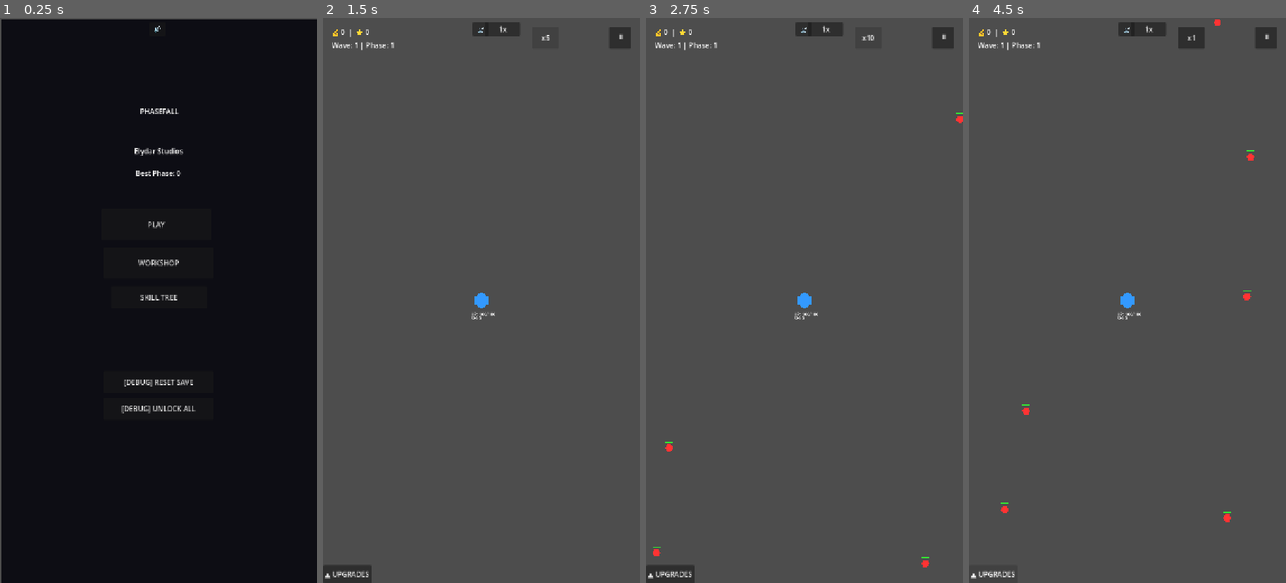
Above: before the commit, frames 1-4 (left to right).
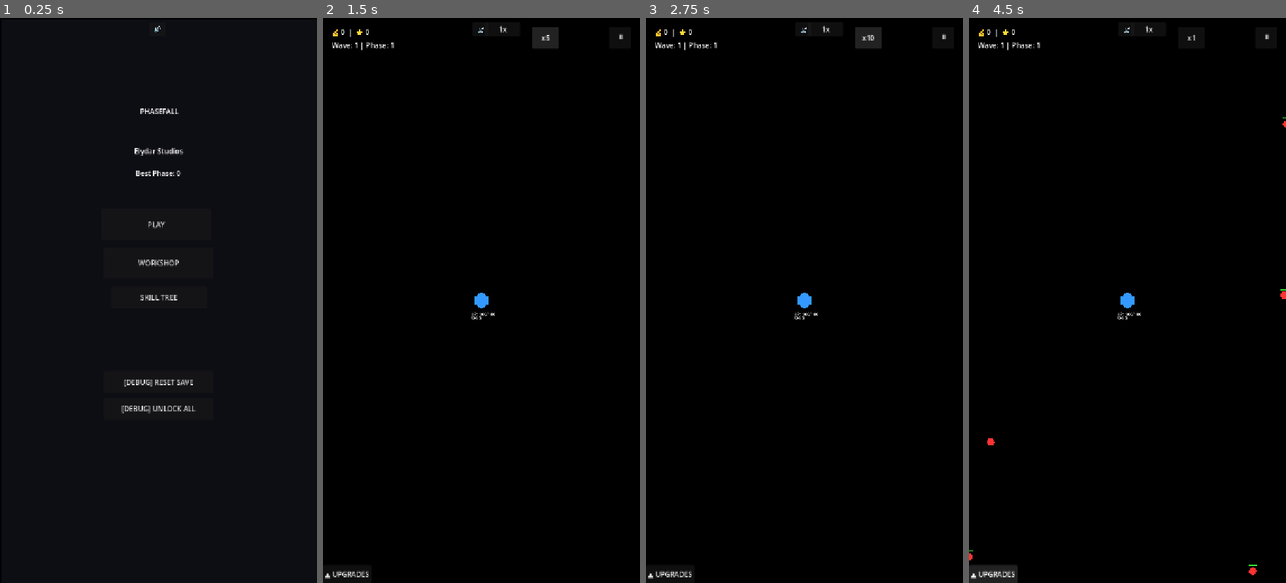
Above: after the commit, the same moments.

Repository: elydarstudio/Base_Defence
Game: Godot game, scene res://Scenes/StartMenu.tscn
Same seed, same stepped clock (60 frames per second), same inputs: the game is played once before the commit and once after it. Sound files missing from this copy of the repository are replaced by a short silence.
Inputs:
- Up to frame 1 (0.25 s): no input
- Up to frame 2 (1.5 s): click "PLAY" at 0.5 s; click "x1" at 1.25 s
- Up to frame 3 (2.75 s): click "x5" at 2 s
- Up to frame 4 (4.5 s): click "x10" at 2.75 s; click "▲ UPGRADES" at 3.5 s; click "▼ UPGRADES" at 4.25 s

The runs differ from the first frame. In frame 1, 0.7% of the frame differs, in the area x 0-100%, y 0-100%; in frame 2, 100%; in frame 3, 100%; in frame 4, 100%.

Commit message:
Added Siphon skill Chill, functioning, fixed viewport zoom and enemy spawn, changed background to black

Diff:
--- a/base-defence/Scripts/boss.gd
+++ b/base-defence/Scripts/boss.gd
@@ -18,6 +18,9 @@
 var bleed_ticks: int = 0
 var bleed_ticks_remaining: int = 0
 var bleed_timer: float = 0.0
+
+# ── Chill state ───────────────────────────────
+var is_chilled: bool = false
 
 func _ready():
 	add_to_group("enemies")
@@ -69,6 +72,9 @@
 func apply_bleed(damage: float, was_crit: bool):
 	EnemyMechanics.apply_bleed(self, damage, was_crit)
 
+func apply_chill():
+	EnemyMechanics.apply_chill(self)
+
 func _die():
 	MechanicsManager.cleanup_focus(self)
 	if main_node != null:
--- a/base-defence/Scripts/brute.gd
+++ b/base-defence/Scripts/brute.gd
@@ -18,6 +18,9 @@
 var bleed_ticks: int = 0
 var bleed_ticks_remaining: int = 0
 var bleed_timer: float = 0.0
+
+# ── Chill state ───────────────────────────────
+var is_chilled: bool = false
 
 func _ready():
 	add_to_group("enemies")
@@ -56,6 +59,9 @@
 func apply_bleed(damage: float, was_crit: bool):
 	EnemyMechanics.apply_bleed(self, damage, was_crit)
 
+func apply_chill():
+	EnemyMechanics.apply_chill(self)
+
 func _die():
 	MechanicsManager.cleanup_focus(self)
 	if main_node != null:
--- a/base-defence/Scripts/enemy.gd
+++ b/base-defence/Scripts/enemy.gd
@@ -18,6 +18,9 @@
 var bleed_ticks: int = 0
 var bleed_ticks_remaining: int = 0
 var bleed_timer: float = 0.0
+
+# ── Chill state ───────────────────────────────
+var is_chilled: bool = false
 
 func _ready():
 	add_to_group("enemies")
@@ -56,6 +59,9 @@
 func apply_bleed(damage: float, was_crit: bool):
 	EnemyMechanics.apply_bleed(self, damage, was_crit)
 
+func apply_chill():
+	EnemyMechanics.apply_chill(self)
+
 func _die():
 	MechanicsManager.cleanup_focus(self)
 	if main_node != null:
--- a/base-defence/Scripts/enemymechanics.gd
+++ b/base-defence/Scripts/enemymechanics.gd
@@ -9,6 +9,7 @@
 # ══════════════════════════════════════════════
 
 const BLEED_INTERVAL: float = 0.5
+const CHILL_SLOW: float = 0.60
 
 # ── Main tick — call this from every enemy _process() ─────────────────────────
 func tick(enemy: Node, delta: float) -> void:
@@ -174,3 +175,14 @@
 			enemy.main_node.spawn_damage_number(enemy.bleed_damage, enemy.global_position + Vector2(-25, 0), "bleed")
 		if enemy.health <= 0:
 			enemy._die()
+
+# ── Chill ─────────────────────────────────────────────────────────────────────
+func apply_chill(enemy: Node) -> void:
+	if not is_instance_valid(enemy):
+		return
+	if enemy.is_chilled:
+		return
+	enemy.is_chilled = true
+	enemy.speed *= (1.0 - CHILL_SLOW)
+	enemy.get_node("Visual").color = Color(0.4, 0.7, 1.0)
+	enemy.queue_redraw()
--- a/base-defence/Scripts/main.gd
+++ b/base-defence/Scripts/main.gd
@@ -33,7 +33,7 @@
 var tooltip_buttons: Dictionary = {}
 var tooltip_key: String = ""
 var zoom_level: float = 0.6
-const ZOOM_MIN: float = 0.4
+const ZOOM_MIN: float = 0.5
 const ZOOM_MAX: float = 1.0
 const ZOOM_STEP: float = 0.1
 
--- a/base-defence/Scripts/mechanicsmanager.gd
+++ b/base-defence/Scripts/mechanicsmanager.gd
@@ -96,7 +96,6 @@
 		EnemyMechanics.take_damage(enemy, damage, "normal")
 
 # ── Vampiric — Siphon Slot 0 ──────────────────
-# Regen tick sets the proc flag. Next attack consumes it for bonus damage.
 var _vampiric_proc_ready: bool = false
 
 func set_vampiric_proc() -> void:
@@ -110,31 +109,38 @@
 	_vampiric_proc_ready = false
 	return true
 
-# Returns the full proc damage given the bullet's pre-bonus damage.
-# Formula: (bullet_damage + flat) * (1.0 + pct)
-# Called only when consume_vampiric_proc() returns true.
 func get_vampiric_proc_damage(bullet_damage: float) -> float:
 	var flat = SkillManager.siphon_vampiric_flat_bonus()
 	var pct = SkillManager.siphon_vampiric_pct_bonus()
 	return (bullet_damage + flat) * (1.0 + pct)
 
 # ── Chill — Siphon Slot 1 ─────────────────────
+# Regen tick targets highest HP unchilled enemy — applies permanent 35% slow.
+# Bonus damage to chilled enemies applied in projectile.gd on hit.
 func trigger_chill(base_node: Node) -> void:
-	var slow_pct = SkillManager.siphon_chill_slow()
-	if slow_pct == 0.0:
+	if not SkillManager.is_skill_unlocked(SkillManager.TREE_SIPHON, 1):
 		return
 	var enemies = base_node.get_tree().get_nodes_in_group("enemies")
-	var closest = null
-	var closest_dist = INF
+	var unchilled = []
 	for e in enemies:
-		var d = base_node.global_position.distance_to(e.global_position)
-		if d < closest_dist:
-			closest_dist = d
-			closest = e
-	if closest == null:
-		return
-	if closest.has_method("apply_chill"):
-		closest.apply_chill(slow_pct)
+		if not is_instance_valid(e):
+			continue
+		if not e.is_chilled:
+			unchilled.append(e)
+	if unchilled.is_empty():
+		return
+	var target = unchilled[randi() % unchilled.size()]
+	if target.has_method("apply_chill"):
+		target.apply_chill()
+
+func get_chill_damage_bonus(target: Node) -> float:
+	if not SkillManager.is_skill_unlocked(SkillManager.TREE_SIPHON, 1):
+		return 0.0
+	if not is_instance_valid(target):
+		return 0.0
+	if not target.is_chilled:
+		return 0.0
+	return SkillManager.siphon_chill_damage_bonus()
 
 # ── Overheal — Siphon Slot 2 ──────────────────
 func get_overheal_ceiling(max_hp: float) -> float:
@@ -153,7 +159,7 @@
 
 # ── Combined outgoing damage bonus ────────────
 # Returns [flat_bonus, percent_bonus] for constant passive bonuses only.
-# Vampiric is NOT included here — it's a proc, handled separately in base.gd.
+# Vampiric and Chill are NOT included here — both handled separately.
 func get_damage_bonuses(base_node: Node) -> Array:
 	var flat: float = 0.0
 	var pct: float = 0.0
--- a/base-defence/Scripts/projectile.gd
+++ b/base-defence/Scripts/projectile.gd
@@ -84,7 +84,8 @@
 			queue_free()
 			return
 		var momentum_bonus = MechanicsManager.get_momentum_bonus(_distance_traveled)
-		var final_damage = damage * (1.0 + momentum_bonus)
+		var chill_bonus = MechanicsManager.get_chill_damage_bonus(area)
+		var final_damage = damage * (1.0 + momentum_bonus) * (1.0 + chill_bonus)
 		var type = "crit" if is_crit else "normal"
 		area.take_damage(final_damage, type)
 		if bleed_damage > 0.0:
--- a/base-defence/Scripts/runner.gd
+++ b/base-defence/Scripts/runner.gd
@@ -17,6 +17,9 @@
 var bleed_ticks: int = 0
 var bleed_ticks_remaining: int = 0
 var bleed_timer: float = 0.0
+
+# ── Chill state ───────────────────────────────
+var is_chilled: bool = false
 
 func _ready():
 	add_to_group("enemies")
@@ -55,6 +58,9 @@
 func apply_bleed(damage: float, was_crit: bool):
 	EnemyMechanics.apply_bleed(self, damage, was_crit)
 
+func apply_chill():
+	EnemyMechanics.apply_chill(self)
+
 func _die():
 	MechanicsManager.cleanup_focus(self)
 	if main_node != null:
--- a/base-defence/Scripts/skillmanager.gd
+++ b/base-defence/Scripts/skillmanager.gd
@@ -267,7 +267,6 @@
 	if not is_skill_unlocked(TREE_BULWARK, 0): return 0.0
 	var level = get_skill_level(TREE_BULWARK, 0)
 	return 0.05 + (level * 0.02)
-
 # Slot 1 — Ironclad
 # Flat bonus on unlock +5, +5 per shard level.
 func bulwark_ironclad_flat_bonus() -> float:
@@ -335,11 +334,12 @@
 	return 0.15 + (level * 0.05)
 
 # Slot 1 — Chill
-# Slow % on regen tick. Base 10%, +3% per shard level, cap 60%.
-func siphon_chill_slow() -> float:
+# 35% permanent slow applied to highest HP unchilled enemy on regen tick.
+# Bonus damage % to chilled enemies. Base +20%, +5% per shard level.
+func siphon_chill_damage_bonus() -> float:
 	if not is_skill_unlocked(TREE_SIPHON, 1): return 0.0
 	var level = get_skill_level(TREE_SIPHON, 1)
-	return min(0.60, 0.10 + (level * 0.03))
+	return 0.20 + (level * 0.05)
 
 # Slot 2 — Overheal
 # Overheal buffer as % of max HP. Base 10%, +3% per shard level.
--- a/base-defence/Scripts/spawnmanager.gd
+++ b/base-defence/Scripts/spawnmanager.gd
@@ -71,10 +71,10 @@
 func _random_edge_position() -> Vector2:
 	spawn_edge = (spawn_edge + 1) % 6
 	match spawn_edge:
-		0: return Vector2(randf_range(-240, 960), -500)
-		1: return Vector2(randf_range(-240, 960), 1800)
-		2: return Vector2(-240, randf_range(-500, 1800))
-		3: return Vector2(-240, randf_range(-500, 1800))
-		4: return Vector2(960, randf_range(-500, 1800))
-		5: return Vector2(960, randf_range(-500, 1800))
+		0: return Vector2(randf_range(-350, 1070), -700)
+		1: return Vector2(randf_range(-350, 1070), 2000)
+		2: return Vector2(-380, randf_range(-700, 2000))
+		3: return Vector2(-380, randf_range(-700, 2000))
+		4: return Vector2(1100, randf_range(-700, 2000))
+		5: return Vector2(1100, randf_range(-700, 2000))
 	return Vector2.ZERO
--- a/base-defence/project.godot
+++ b/base-defence/project.godot
@@ -40,3 +40,4 @@
 [rendering]
 
 rendering_device/driver.windows="d3d12"
+environment/defaults/default_clear_color=Color(0, 0, 0, 0.7607843)
